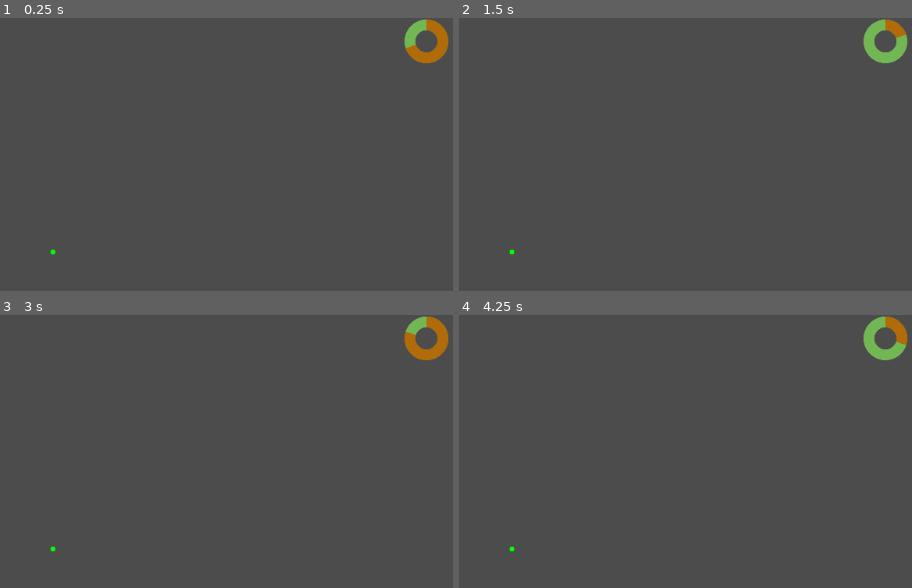
Above: before the commit, frames 1-4 (two rows, left to right).
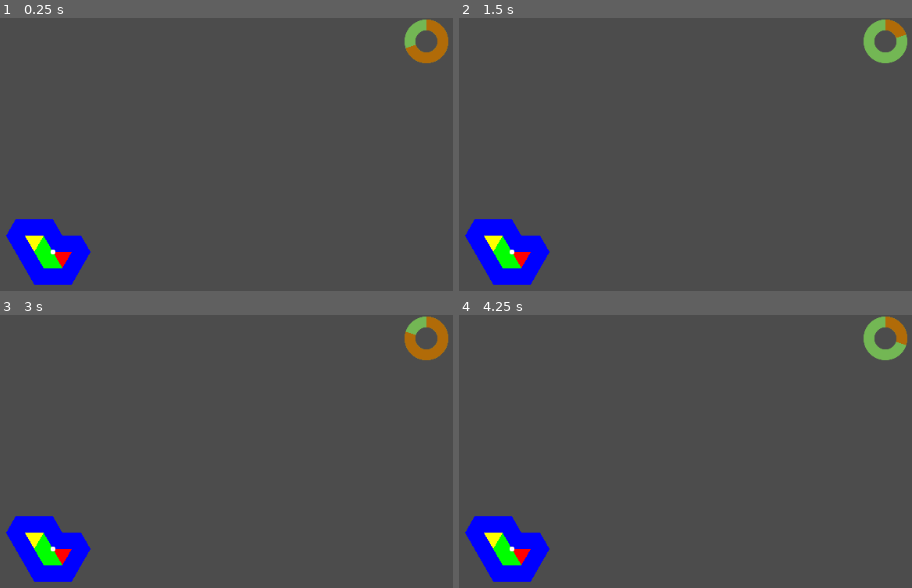
Above: after the commit, the same moments.

Repository: Pe3Hu/kohatu
Game: Godot game, scene res://scenes/Game.tscn
The game is run twice, just before and just after one commit, with the same random seed, the same clock (stepped at 60 frames per second) and the same inputs.
Inputs (mouse positions are in pixels of both pictures, inside the frame that each line leads up to):
- Up to frame 1 (0.25 s): no input
- Up to frame 2 (1.5 s): move the mouse to (690, 228) at 0.52 s; click (690, 228) at 0.67 s; move the mouse to (outside the picture) at 1.27 s; click (outside the picture) at 1.42 s
- Up to frame 3 (3 s): tap Enter at 2 s; move the mouse to (131, 446) at 2.02 s; click (131, 446) at 2.17 s; tap Space at 2.75 s; move the mouse to (outside the picture) at 2.77 s; click (outside the picture) at 2.92 s
- Up to frame 4 (4.25 s): move the mouse to (outside the picture) at 3.52 s; click (outside the picture) at 3.67 s

The runs differ from the first frame. In frame 1, 3.2% of the frame differs, in the area x 1-21%, y 73-98%; in frame 2, 3.2%; in frame 3, 3.2%; in frame 4, 3.2%.

Commit message:
version 0.003
1. roll_draft update

Diff:
--- a/project.godot
+++ b/project.godot
@@ -28,7 +28,6 @@
 
 Global="*res://scripts/Global.gd"
 Planete="*res://scripts/Planete.gd"
-Demo="res://scripts/demo.gd"
 Serveur="*res://scripts/Serveur.gd"
 Classes_Scheme="*res://scripts/Classes_Scheme.gd"
 
--- a/scenes/Game.tscn
+++ b/scenes/Game.tscn
@@ -1,8 +1,7 @@
-[gd_scene load_steps=5 format=2]
+[gd_scene load_steps=4 format=2]
 
 [ext_resource path="res://assets/bars/ring.png" type="Texture" id=1]
 [ext_resource path="res://scripts/Game.gd" type="Script" id=2]
-[ext_resource path="res://scenes/Voronoi.tscn" type="PackedScene" id=3]
 [ext_resource path="res://scenes/Scheme.tscn" type="PackedScene" id=4]
 
 [node name="Game" type="Node"]
@@ -26,8 +25,6 @@
 tint_over = Color( 0.819608, 0.0509804, 0.0509804, 1 )
 tint_progress = Color( 0.964706, 0.584314, 0.0470588, 1 )
 
-[node name="Voronoi" parent="." instance=ExtResource( 3 )]
-
 [node name="Scheme" parent="." instance=ExtResource( 4 )]
 
 [connection signal="timeout" from="Timer" to="." method="_on_Timer_timeout"]
--- a/scripts/Classes_Scheme.gd
+++ b/scripts/Classes_Scheme.gd
@@ -18,8 +18,6 @@
 
 		for key in input_.word.keys():
 			dict.restriction[key] = input_.word[key]
-
-		print(dict)
 
 class Knot:
 	var num = {}
@@ -37,9 +35,9 @@
 		arr.edge = []
 		arr.slot = []
 		arr.neighbour = []
-		flag.avaliable = true
+		flag.avaliable = false
 		flag.visiable = false
-		color.current = Color(0.0, 1.0, 0.0)
+		color.current = Color(0.0, 0.0, 0.0)
 
 class Edge:
 	var num = {}
@@ -55,9 +53,9 @@
 		arr.knot = input_.knots
 		arr.slot = []
 		arr.point = []
-		flag.avaliable = true
+		flag.avaliable = false
 		flag.visiable = false
-		color.current = Color(1.0, 0.0, 0.0)
+		color.current = Color(1.0, 1.0, 1.0)
 
 		for knot in arr.knot:
 			arr.point.append(knot.vec.pos)
@@ -75,9 +73,10 @@
 		num.index = Global.num.primary_key.slot
 		Global.num.primary_key.slot += 1
 		num.ring = -1
+		num.step = -1
 		vec.grid = input_.grid
 		arr.knot = input_.knots
-		flag.avaliable = true
+		flag.avaliable = false
 		flag.visiable = false
 		flag.blocked = false
 		color.current = Color(0.0, 0.0, 0.0)
@@ -100,13 +99,19 @@
 		for edge in arr.edge:
 			edge.arr.slot.append(self)
 
+	func free_capsule():
+		return obj.capsule == null && flag.avaliable
+
+	func unfree_capsule():
+		return obj.capsule != null && !flag.avaliable
+
 	func set_capsule(capsule_):
 		flag.visiable = true
 		flag.avaliable = false
 		obj.capsule = capsule_
-		var h = 1/360
-		var s = 1
-		var v = 1
+		var h = 1.0/360
+		var s = 1.0
+		var v = 1.0
 
 		match obj.capsule.word.role:
 			"Accumulator":
@@ -221,83 +226,6 @@
 				var slot = Classes_Scheme.Slot.new(input)
 				arr.slot[_i].append(slot)
 
-	func init_slot_rings():
-		var x = Global.num.slot.cols/2
-		var y = Global.num.slot.rows/2
-		var start_slot = arr.slot[y][x]
-		var next = []
-		var current = [start_slot]
-		var ring = 0
-
-		#start_slot.color.current = Color(0.0, 1.0, 0.0)
-		var counter = Global.num.knot.rows
-
-		while counter > 0:
-			for slot in current:
-				slot.num.ring = ring
-
-				for neighbour in slot.arr.neighbour:
-					if neighbour.num.ring == -1 && !next.has(neighbour):
-						next.append(neighbour)
-
-			current = []
-			current.append_array(next)
-			next = []
-			counter -= 1
-
-		for slots in arr.slot:
-			for slot in slots:
-				if slot.num.ring != -1:
-					for knot in slot.arr.knot:
-						knot.num.ring = slot.num.ring
-						knot.flag.visiable = true
-
-					for edge in slot.arr.edge:
-						edge.num.ring = slot.num.ring
-						edge.flag.visiable = true
-
-					slot.flag.visiable = true
-
-	func init_knot_rings():
-		var n = Global.num.knot.n-1
-		var start = arr.knot[n][n]
-		var next = []
-		var current = [start]
-		var ring = 0
-
-		while ring < n:
-			for knot in current:
-				knot.num.ring = ring
-
-				for neighbour in knot.arr.neighbour:
-					if neighbour.num.ring == -1 && !next.has(neighbour):
-						next.append(neighbour)
-
-
-				for slot in knot.arr.slot:
-					if slot.num.ring != -1:
-						slot.num.ring = ring
-						slot.flag.avaliable = true
-
-				for edge in knot.arr.edge:
-					if edge.num.ring != -1:
-						edge.num.ring = ring
-						edge.flag.avaliable = true
-
-				knot.flag.avaliable = true
-
-			current = []
-			current.append_array(next)
-			next = []
-			ring += 1
-
-
-
-		for slots in arr.slot:
-			for slot in slots:
-				if slot.num.ring == 1:
-					slot.flag.visiable  = true
-
 	func knots_neighbours():
 		for knots in arr.knot:
 			for knot in knots:
@@ -314,39 +242,31 @@
 						if neighbour != slot:
 							slot.arr.neighbour.append(neighbour)
 
-	func get_knots_by_index(triangle_index_):
-		var m = Global.num.slot.rows
-		var y = (triangle_index_/2)/m
-		var x = (triangle_index_/2)%m
-		var a = Vector2()
-		var b = Vector2()
-		var c = Vector2()
-
-		if y % 2 == 0:
-			a = Vector2(x,y)
-			b = Vector2(x,y+1)
-			c = Vector2(x+1,y)
-
-			if triangle_index_ % 2 == 1:
-				a.x += 1
-				a.y += 1
-		else:
-			a = Vector2(x,y+1)
-			b = Vector2(x,y)
-			c = Vector2(x+1,y+1)
-
-			if triangle_index_ % 2 == 1:
-				a.y -= 1
-				a.x += 1
-
-		var vecs = [a,b,c]
-		var results = []
-
-		for vec in vecs:
-			if chec_knot(vec):
-				results.append(arr.knot[vec.y][vec.x])
-
-		return results
+	func init_knot_rings():
+		var n = Global.num.knot.n-1
+		var start = arr.knot[n][n]
+		var next = []
+		var current = [start]
+		var ring = 0
+
+		while ring < n:
+			for knot in current:
+				for neighbour in knot.arr.neighbour:
+					if neighbour.num.ring == -1 && !next.has(neighbour):
+						next.append(neighbour)
+
+				for slot in knot.arr.slot:
+					slot.flag.avaliable = true
+
+				for edge in knot.arr.edge:
+					edge.flag.avaliable = true
+
+				knot.flag.avaliable = true
+
+			current = []
+			current.append_array(next)
+			next = []
+			ring += 1
 
 	func get_knots_by_vector(triangle_vector_):
 		var y = int(triangle_vector_.y)
@@ -389,17 +309,145 @@
 		return grid_.y >= 0 && grid_.x >= 0 && grid_.y < Global.num.slot.rows && grid_.x < Global.num.slot.cols
 
 	func roll_draft(draft_):
+		var step = 0
+		var stop = false
+		var max_ = Global.num.slot.cols * Global.num.slot.rows
+
+		while step < max_ && !stop:
+			stop = get_next_capsule(step)
+			step += 1
+
+		var full = true
+		draft_.dict.count["Cable"] = step - draft_.dict.count["Processor"] - draft_.dict.count["Accumulator"]
+		draft_.dict.count["Insulation"] = set_insulations(full)
+		print(draft_.dict)
+
+	func init_slot_rings(slot_):
+		var next = []
+		var current = [slot_]
+		var ring = 0
+		var n = Global.num.slot.rows
+
+		while ring < n:
+			for slot in current:
+				slot.num.ring = ring
+
+				for neighbour in slot.arr.neighbour:
+					if neighbour.num.ring == -1 && !next.has(neighbour):
+						next.append(neighbour)
+
+				for knot in slot.arr.knot:
+					if knot.num.ring == -1:
+						knot.num.ring = ring
+
+				for edge in slot.arr.edge:
+					if edge.num.ring == -1:
+						edge.num.ring = ring
+
+			current = []
+			current.append_array(next)
+			next = []
+			ring += 1
+
+
+#		for slots in arr.slot:
+#			for slot in slots:
+#				if slot.num.ring != -1:
+#					for knot in slot.arr.knot:
+#						knot.num.ring = slot.num.ring
+#						knot.flag.visiable = true
+#
+#					for edge in slot.arr.edge:
+#						edge.num.ring = slot.num.ring
+#						edge.flag.visiable = true
+#
+#					slot.flag.visiable = true
+		pass
+
+	func get_next_capsule(step_):
 		var options = []
 
-		for slots in arr.slot:
-			for slot in slots:
-				if slot.num.ring == 0:
-					options.append(slot)
-
-		#print(options.size())
+		if step_ == 0:
+			var n = Global.num.knot.n-1
+			var start = arr.knot[n][n]
+
+			for slot in start.arr.slot:
+				options.append(slot)
+		else:
+			for slots in arr.slot:
+				for slot in slots:
+					if slot.unfree_capsule() && slot.num.step == step_-1:
+						for neighbour in slot.arr.neighbour:
+							if neighbour.free_capsule():
+								options.append(neighbour)
+
+		if options.size() == 0:
+			for slots in arr.slot:
+				for slot in slots:
+					if slot.unfree_capsule():
+						for neighbour in slot.arr.neighbour:
+							if neighbour.free_capsule():
+								options.append(neighbour)
+
+		print(step_)
 		Global.rng.randomize()
 		var index_r = Global.rng.randi_range(0, options.size()-1)
+		var slot = options[index_r]
 		var input = {}
-		input.role = "Processor"
+
+		if step_ == 0:
+				input.role = "Processor"
+				init_slot_rings(slot)
+		else:
+			if slot.num.ring > 2:
+				var ring = slot.arr.knot[0].num.ring
+
+				for knot in slot.arr.knot:
+					if knot.num.ring != -1:
+						ring = min(ring,knot.num.ring)
+
+				if ring > 0:
+					input.role = "Accumulator"
+				else:
+					input.role = "Cable"
+			else:
+				input.role = "Cable"
+
 		var capsule = Classes_Scheme.Capsule.new(input)
-		options[index_r].set_capsule(capsule)
+		slot.set_capsule(capsule)
+		slot.num.step = step_
+		#rint(step_,slot.vec.grid)
+		return input.role == "Accumulator"
+
+	func set_insulations(full_):
+		var slots_ = []
+
+		if full_:
+			var knots = []
+			for slots in arr.slot:
+				for slot in slots:
+					if slot.unfree_capsule():
+						for knot in slot.arr.knot:
+							if !knots.has(knot):
+								knots.append(knot)
+
+			for knot in knots:
+				for slot in knot.arr.slot:
+					if slot.free_capsule():
+						if !slots_.has(slot):
+							slots_.append(slot)
+		else:
+			for slots in arr.slot:
+				for slot in slots:
+					if slot.unfree_capsule():
+						for neighbour in slot.arr.neighbour:
+							if !slots_.has(neighbour) && neighbour.free_capsule():
+								slots_.append(neighbour)
+
+		for slot in slots_:
+			var input = {}
+			input.role = "Insulation"
+			var capsule = Classes_Scheme.Capsule.new(input)
+			slot.set_capsule(capsule)
+
+		return slots_.size()
--- a/scripts/Game.gd
+++ b/scripts/Game.gd
@@ -15,7 +15,7 @@
 	var draft = Classes_Scheme.Draft.new(input)
 
 	Global.obj.scheme = Classes_Scheme.Scheme.new()
-	#Global.obj.scheme.roll_draft(draft)
+	Global.obj.scheme.roll_draft(draft)
 
 func _ready():
 #	var txt = "c4eeec20ece8ebfbe920e4eeec0a"
@@ -32,9 +32,6 @@
 		else:
 			Global.flag.click = !Global.flag.click
 
-func _process(delta):
-	pass
-
 func _on_Timer_timeout():
 	Global.node.TimeBar.value +=1
 
--- a/scripts/Global.gd
+++ b/scripts/Global.gd
@@ -14,7 +14,7 @@
 	init_primary_key()
 
 	num.knot = {}
-	num.knot.n = 4
+	num.knot.n = 5
 	num.knot.rows = num.knot.n*2-1
 	num.knot.cols = num.knot.n*2-1
 
@@ -94,11 +94,3 @@
 	file.open(file_path_+file_name_+".json", File.READ)
 	var data = parse_json(file.get_as_text())
 	return data
-
-func conver16(txt_):
-	var letters = []
-	var sum = int(txt_)
-
-#	for letter in txt_:
-#		sum += letter
-	return sum
--- a/scripts/Scheme.gd
+++ b/scripts/Scheme.gd
@@ -26,7 +26,6 @@
 #	Global.obj.scheme.arr.knot[1][1].flag.visiable = true
 #	Global.obj.scheme.arr.knot[2][0].flag.visiable = true
 
-	draw_circle(Global.vec.window_size.center, 3, Color(0.0, 0.0, 0.0))
 	var x = Global.num.knot.n-1
 	var y = x
 	Global.obj.scheme.arr.knot[x][y].flag.visiable = true
@@ -45,3 +44,8 @@
 		for edge in edges:
 			if edge.flag.visiable:
 				draw_line(edge.arr.point[0], edge.arr.point[1], edge.color.current, 1)
+
+	draw_circle(Global.vec.window_size.center, 3, Color(1.0, 1.0, 1.0))
+
+func _process(delta):
+	update()
